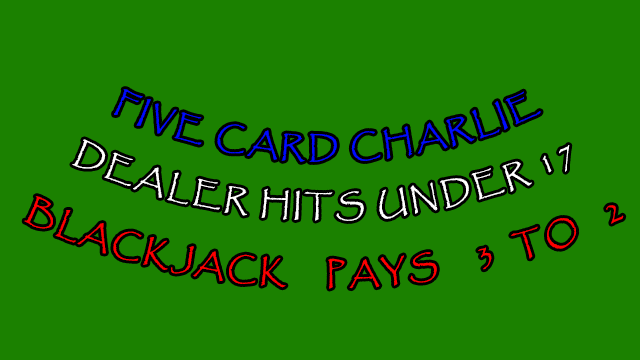
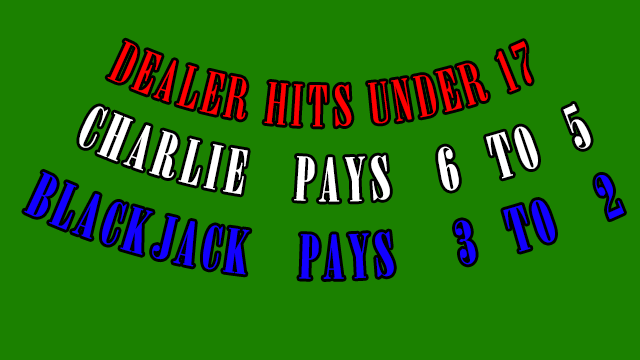
Layered file, before and after one edit (640 × 360). Changes by layer:
painted on "DEALER HITS UNDER 17" over [72, 40, 570, 221]
renamed "FIVE CARD CHARLIE" to "CHARLIE PAYS 6 TO 5", painted on it over [79, 89, 591, 202]
painted on "BLACKJACK PAYS 3 TO 2" over [24, 171, 624, 289]
